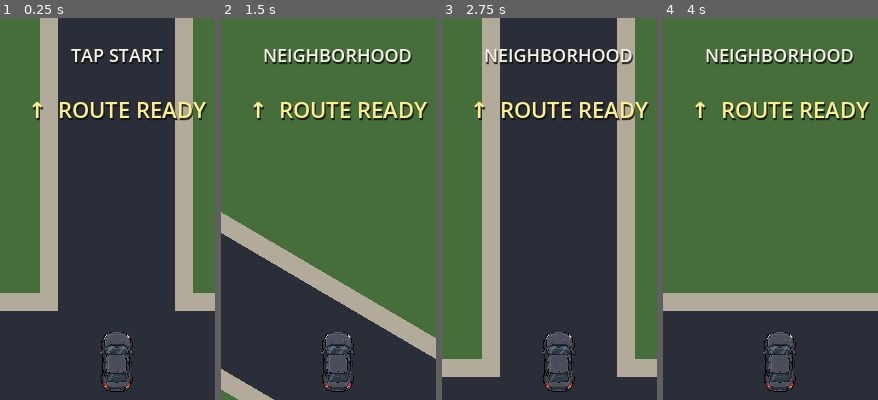
Above: before the commit, frames 1-4 (left to right).
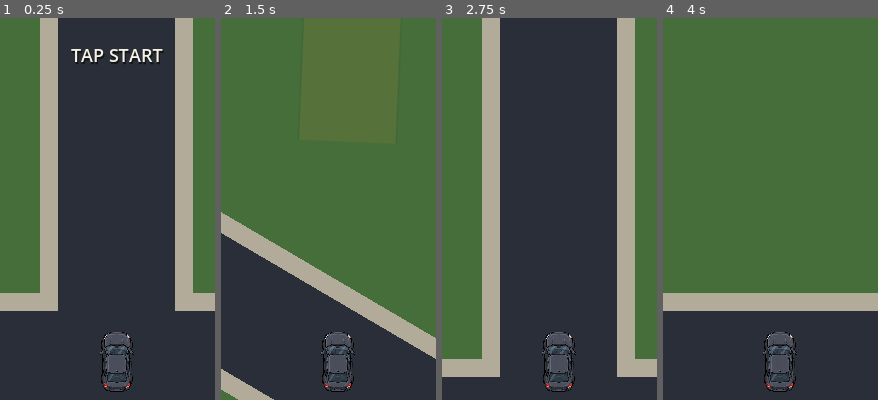
Above: after the commit, the same moments.

Repository: patrickcallahancomedy/comedian
Game: Godot game, scene res://scenes/drive/drive_module.tscn
Two runs of this game, one before a commit and one after it. Both use one fixed random seed, a clock stepped at 60 frames per second and the inputs below.
Inputs (mouse positions are % of the whole screen's width and height, from its top left):
- Up to frame 1 (0.25 s): no input
- Up to frame 2 (1.5 s): click "START" at 0.5 s; tap Enter (ui_accept) at 1.25 s; move the mouse to (72, 45) at 1.27 s; hold Right from 1.28 s (still down); tap Space at 1.35 s; click (72, 45) at 1.42 s
- Up to frame 3 (2.75 s): tap Enter (ui_accept) at 1.52 s; release Right at 2 s; drag from (30, 55) to (45, 70) at 2.02 s
- Up to frame 4 (4 s): move the mouse to (60, 28) at 2.77 s; hold Right 2.78-3.5 s; tap Space at 2.85 s; drag from (45, 70) to (20, 35) at 3.52 s
The pictures show only the part of the screen within x 23-73%, y 0-50%; the shares and areas given below are measured in that part.

The runs differ from the first frame. In frame 1, 1.9% of the frame differs, in the area x 14-97%, y 21-27%; in frame 2, 4.0%, in the area x 14-97%, y 8-27%; in frame 3, 3.6%; in frame 4, 3.9%.
Error before the commit: Parse Error: Cannot infer the type of "next_world" variable because the value doesn't have a set type. (res://scripts/drive/drive_navigation.gd:71)

Commit message:
Fix route overlay type inference

Diff:
--- a/godot/scripts/drive/drive_navigation.gd
+++ b/godot/scripts/drive/drive_navigation.gd
@@ -67,7 +67,7 @@
 	var points := PackedVector2Array()
 	var next_state: Vector3i = route[1]
 	var next_cell := Vector2i(next_state.x, next_state.y)
-	var next_world := (
+	var next_world: Vector2 = (
 		MAP.neighborhood_cell_center(next_cell)
 		if drive.road_kind == "neighborhood"
 		else drive._city_cell_center(next_cell)
@@ -85,7 +85,7 @@
 	for index in range(1, route.size()):
 		var state: Vector3i = route[index]
 		var cell := Vector2i(state.x, state.y)
-		var world_position := (
+		var world_position: Vector2 = (
 			MAP.neighborhood_cell_center(cell)
 			if drive.road_kind == "neighborhood"
 			else drive._city_cell_center(cell)
@@ -97,7 +97,7 @@
 	if points.size() < 2:
 		return
 
-	var road_world_width := (
+	var road_world_width: float = (
 		drive.NEIGHBORHOOD_ROAD_WIDTH
 		if drive.road_kind == "neighborhood"
 		else drive.CITY_ROAD_WIDTH
